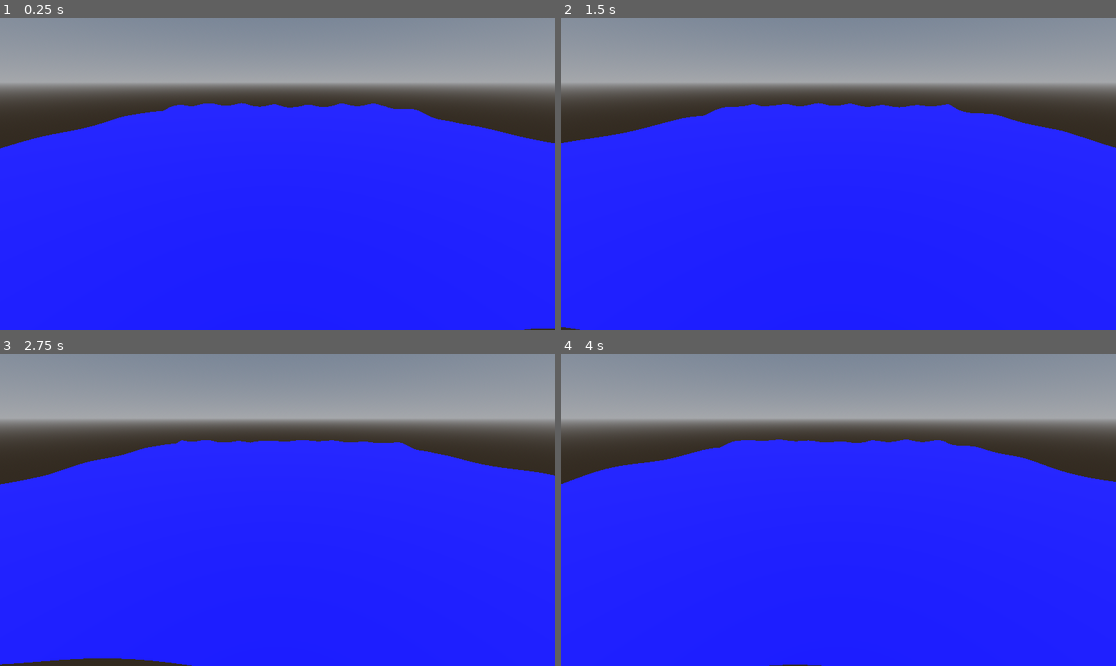
Above: before the commit, frames 1-4 (two rows, left to right).
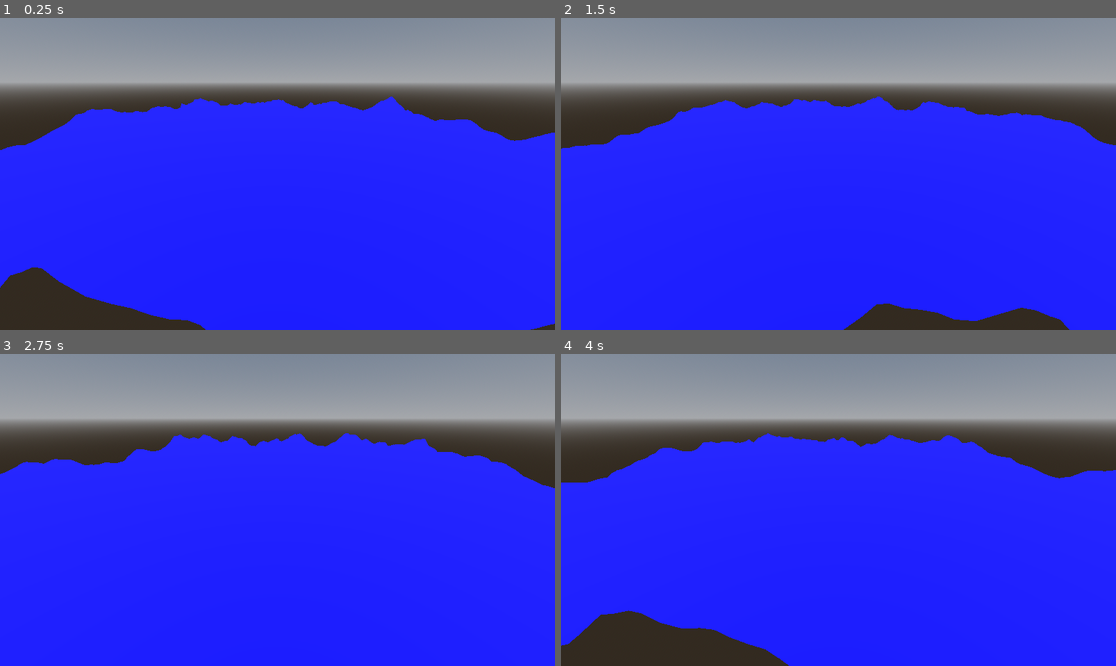
Above: after the commit, the same moments.

Repository: armedturret/Godot-Wave-Simulation
Game: Godot game, scene res://scenes/gerstner_ocean.tscn
The game is run twice, just before and just after one commit, with the same random seed, the same clock (stepped at 60 frames per second) and the same inputs.
Inputs:
- Up to frame 1 (0.25 s): no input
- Up to frame 2 (1.5 s): no input
- Up to frame 3 (2.75 s): no input
- Up to frame 4 (4 s): no input

The runs differ from the first frame. In frame 1, 5.1% of the frame differs, in the area x 0-100%, y 25-100%; in frame 2, 3.5%; in frame 3, 2.3%; in frame 4, 6.0%.

Commit message:
Added random, stable wave generation

Diff:
--- a/scenes/gerstner_ocean.tscn
+++ b/scenes/gerstner_ocean.tscn
@@ -1,6 +1,7 @@
 [gd_scene format=3 uid="uid://di60ffgcypgw4"]
 
 [ext_resource type="Shader" uid="uid://csfe4if7i3y3p" path="res://shaders/ocean_gerstner.gdshader" id="1_6p1gb"]
+[ext_resource type="Script" uid="uid://c4mx012ggauhw" path="res://scripts/ocean_generator.gd" id="2_co4yx"]
 
 [sub_resource type="ProceduralSkyMaterial" id="ProceduralSkyMaterial_6p1gb"]
 
@@ -19,10 +20,11 @@
 [sub_resource type="ShaderMaterial" id="ShaderMaterial_co4yx"]
 render_priority = 0
 shader = ExtResource("1_6p1gb")
-shader_parameter/amp = PackedFloat32Array(0.5, 0.2, 0.4)
-shader_parameter/wave_dirs = PackedVector2Array(0.75, 0.25, -1, 0.35, 0.34, 0.785)
-shader_parameter/wave_lens = PackedFloat32Array(15, 16, 26)
-shader_parameter/phases = PackedFloat32Array(0, 0, 0)
+shader_parameter/steepness = 1.0
+shader_parameter/amp = Array[float]([0.4437636004489336, 0.06413220906365907, 1.6180400420280874, 0.4611334685674169, 0.35893002984344474, 0.06443476164841837, 0.24820600902784148, 0.2933877392975073, 0.8675108103028403, 0.06961184519666981, 1.1463993460003188, 0.17760611327848122])
+shader_parameter/wave_dirs = Array[Vector2]([Vector2(-0.99771625, 0.067545064), Vector2(0.52725536, -0.8497069), Vector2(-0.93781066, -0.34714714), Vector2(0.97400266, 0.22653651), Vector2(0.9952537, -0.09731447), Vector2(0.8339109, 0.55189914), Vector2(-0.9075266, 0.41999462), Vector2(-0.19287513, -0.9812233), Vector2(0.7263825, -0.68729067), Vector2(-0.4644083, 0.8856212), Vector2(0.40437952, 0.91459125), Vector2(-0.91199976, 0.41019076)])
+shader_parameter/wave_lens = Array[float]([34.08199127822818, 33.6250440105166, 24.922109613871168, 16.000895579645764, 6.538894623230923, 25.41802922210864, 6.881591387179452, 9.251639762407406, 19.70649947624646, 7.113763629123354, 30.508933978786217, 2.7630469428564])
+shader_parameter/phases = Array[float]([5.655010137517295, 3.6819646837171907, 3.064216773006802, 3.3004165912647934, 4.350748508090885, 0.34930140041385543, 6.19341231190276, 2.8395780719728445, 0.49700733403793634, 4.063785945483484, 2.8555625249563557, 3.3421524348184657])
 
 [node name="GerstnerOcean" type="Node3D" unique_id=192684016]
 
@@ -37,3 +39,5 @@
 transform = Transform3D(1, 0, 0, 0, 1, 0, 0, 0, 1, 4.4687395, 0, 5.482691)
 mesh = SubResource("PlaneMesh_d0soh")
 surface_material_override/0 = SubResource("ShaderMaterial_co4yx")
+script = ExtResource("2_co4yx")
+max_wavelen = 35.0
--- a/scripts/ocean_generator.gd
+++ b/scripts/ocean_generator.gd
@@ -1,67 +1,40 @@
 @tool
-extends Node3D
+extends MeshInstance3D
 
 class_name OceanGenerator
 
-@export var side_square_count: int = 64
-@export var tile_size: float = 10.0
-@export var ocean_material: Material
+@export var wave_count: int = 12
+@export var min_wavelen: float = 1.0
+@export var max_wavelen: float = 50.0
 
-@export_tool_button("Generate Ocean Mesh", "MeshInstance3D")
-var generate_ocean_tool_button: Callable = regenerate_ocean
-
-func _ready() -> void:
-	regenerate_ocean()
+@export_tool_button("Generate Ocean Params", "Path3D")
+var generate_ocean_tool_button: Callable = regenerate_ocean_params
 
 
-func regenerate_ocean() -> void:
-	# for now, only generate one mesh tile
-	# the final play would be using a MultiMeshInstance
-	var ocean_mesh := ArrayMesh.new()
-	var surface_array := []
-	surface_array.resize(Mesh.ARRAY_MAX)
+func regenerate_ocean_params() -> void:
+	var ocean_material := get_surface_override_material(0) as ShaderMaterial
 
-	# only bother with vertices and indicies since normals will be generated
-	# by the shader
-	var verts := PackedVector3Array()
-	var indices := PackedInt32Array()
+	if ocean_material == null:
+		return
 
-	# generate mesh here
-	var side_vert_count := side_square_count + 1
-	verts.resize(side_vert_count * side_vert_count)
-	for x : int in range(0, side_vert_count):
-		for z : int in range(0, side_vert_count):
-			var coord := Vector3(float(x), 0, float(z))
-			coord *= tile_size / side_square_count
-			verts[z * side_vert_count + x] = coord
+	var amplitudes : Array[float] = []
+	var wave_dirs : Array[Vector2] = []
+	var wave_lens : Array[float] = []
+	var phases : Array[float] = []
+	for i in range(wave_count):
+		# If kA > 1 causes looping waves
+		# Cap for now
+		var wave_len := randf_range(min_wavelen, max_wavelen)
+		var wave_dir := randf_range(0, 2.0 * PI)
+		var k := 2 * PI / wave_len
+		var max_amp := 1.0 / k
+		var amp := randf_range(0.001 * max_amp, max_amp * 0.5)
+		amplitudes.append(amp)
+		wave_dirs.append(Vector2(cos(wave_dir), sin(wave_dir)))
+		wave_lens.append(wave_len)
+		phases.append(randf_range(0, 2.0 * PI))
 
-	# each square has 2 tris for 6 verts per square
-	indices.resize(side_square_count * side_square_count * 6)
-	for x : int in range(0, side_square_count):
-		for z : int in range(0, side_square_count):
-			var base_idx := ((z * side_square_count) + x) * 6
-
-			var bl_idx := z * side_vert_count + x
-			var br_idx := bl_idx + 1
-			var tl_idx := bl_idx + side_vert_count
-			var tr_idx := tl_idx + 1
-
-			indices[base_idx] = bl_idx
-			indices[base_idx + 1] = tr_idx
-			indices[base_idx + 2] = tl_idx
-
-			indices[base_idx + 3] = bl_idx
-			indices[base_idx + 4] = br_idx
-			indices[base_idx + 5] = tr_idx
-
-	surface_array[Mesh.ARRAY_VERTEX] = verts
-	surface_array[Mesh.ARRAY_INDEX] = indices
-
-	ocean_mesh.add_surface_from_arrays(Mesh.PRIMITIVE_TRIANGLES, surface_array)
-	ocean_mesh.surface_set_material(0, ocean_material)
-	for child : Node in get_children():
-		child.queue_free()
-
-	var mesh_instance := MeshInstance3D.new()
-	mesh_instance.mesh = ocean_mesh
-	add_child(mesh_instance)
+	ocean_material.set_shader_parameter("amp", amplitudes)
+	ocean_material.set_shader_parameter("wave_dirs", wave_dirs)
+	ocean_material.set_shader_parameter("wave_lens", wave_lens)
+	ocean_material.set_shader_parameter("phases", phases)
--- a/shaders/ocean_gerstner.gdshader
+++ b/shaders/ocean_gerstner.gdshader
@@ -1,8 +1,10 @@
 shader_type spatial;
 render_mode world_vertex_coords;
 
-const int WAVE_COUNT = 3;
+const int WAVE_COUNT = 12;
 const float G = 9.8f;
+
+uniform float steepness : hint_range(0.001, 1.0, 0.001);
 
 uniform float amp[WAVE_COUNT];
 uniform vec2 wave_dirs[WAVE_COUNT];
@@ -15,6 +17,14 @@
 	vec2 x = VERTEX.xz;
 	float y = 0.0f;
 
+	float total_ka = 0.0f;
+	for (int i = 0; i < WAVE_COUNT; i++)
+	{
+		float k = 2.0f * PI / wave_lens[i];
+		total_ka += k * amp[i];
+	}
+	float steepness_coeff = steepness / total_ka;
+
 	for (int i = 0; i < WAVE_COUNT; i++)
 	{
 		if (amp[i] <= 0.0f)
@@ -26,7 +36,7 @@
 		vec2 wave_vec = wave_dir_norm * k;
 
 		float theta = dot(wave_vec, VERTEX.xz) - ang_freq * TIME + phases[i];
-		x -= wave_dir_norm * amp[i] * sin(theta);
+		x -= wave_dir_norm * steepness_coeff * amp[i] * sin(theta);
 		y += amp[i] * cos(theta);
 	}
 
